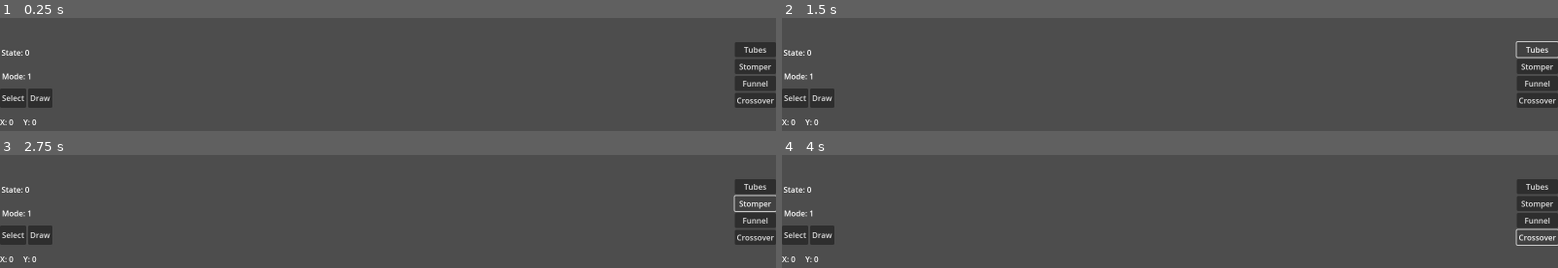
Above: before the commit, frames 1-4 (two rows, left to right).
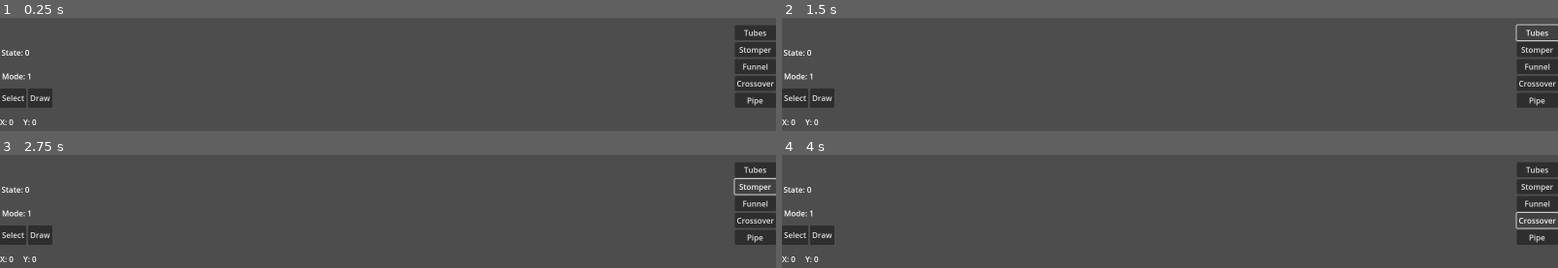
Above: after the commit, the same moments.

Repository: latoiste/Growtopia-Steam-Planner
Game: Godot game, scene res://scenes/main.tscn
The game is run twice, just before and just after one commit, with the same random seed, the same clock (stepped at 60 frames per second) and the same inputs. The engine's default icon, where the game draws it, is replaced by a stand-in: a white triangle on a blue panel in a dark square.
Inputs (mouse positions are in pixels of both pictures, inside the frame that each line leads up to):
- Up to frame 1 (0.25 s): no input
- Up to frame 2 (1.5 s): click (1534, 100) at 0.5 s, where only the run after the commit has a clickable "Pipe"; click "Tubes" at 1.25 s
- Up to frame 3 (2.75 s): click "Stomper" at 2 s
- Up to frame 4 (4 s): click "Funnel" at 2.75 s; click "Crossover" at 3.5 s

The runs differ from the first frame. In frame 1, 1.2% of the frame differs, in the area x 94-100%, y 6-78%; in frame 2, 1.0%; in frame 3, 1.5%; in frame 4, 1.5%, in the area x 94-100%, y 6-81%.

Commit message:
feat: add pipe sprite rules

Diff:
--- a/project.godot
+++ b/project.godot
@@ -31,6 +31,14 @@
 
 project/assembly_name="steam growtopia"
 
+[file_customization]
+
+folder_colors={
+"res://block sprites/": "red",
+"res://scenes/": "yellow",
+"res://scripts/": "green"
+}
+
 [input]
 
 left_click={
--- a/scenes/UI/HUD.tscn
+++ b/scenes/UI/HUD.tscn
@@ -48,6 +48,13 @@
 script = ExtResource("2_7n4fj")
 metadata/_custom_type_script = "uid://b268wb8u5qkbr"
 
+[node name="Pipe" type="Button" parent="BlockContainer"]
+layout_mode = 2
+text = "Pipe
+"
+script = ExtResource("2_7n4fj")
+metadata/_custom_type_script = "uid://b268wb8u5qkbr"
+
 [node name="ModeContainer" type="HBoxContainer" parent="."]
 anchors_preset = -1
 anchor_top = 0.942
--- /dev/null
+++ b/scenes/blocks/conductor/pipe.tscn
@@ -0,0 +1,19 @@
+[gd_scene load_steps=2 format=3 uid="uid://xqpuc0phpng0"]
+
+[ext_resource type="Script" uid="uid://ccg8i3fe8yvtw" path="res://scripts/blocks/conductor/pipe.gd" id="1_6mtno"]
+
+[node name="Pipe" type="Node2D"]
+script = ExtResource("1_6mtno")
+metadata/_custom_type_script = "uid://coxi4dypyi3en"
+
+[node name="Sprite2D" type="Sprite2D" parent="."]
+position = Vector2(8, 8)
+scale = Vector2(0.5, 0.5)
+
+[node name="Label" type="Label" parent="."]
+visible = false
+offset_right = 16.0
+offset_bottom = 49.0
+text = "0
+"
+horizontal_alignment = 1
--- a/scripts/blocks/conductor/crossover.gd
+++ b/scripts/blocks/conductor/crossover.gd
@@ -6,19 +6,18 @@
 var output_dir: Array[Vector2] = Constants.ALL_DIR;
 
 func enter():
+	super();
 	new_block("crossover", "conductor", false, true, output_dir, input_dir);
 
 func get_next_dir(prev_dir: Vector2 = Constants.NO_DIR) -> Vector2:
-	var next_dir: Vector2 = Constants.NO_DIR;
-
-	#prev_dir is vertical
+	# if prev dir is vertical
 	if prev_dir.x == 0:
-		next_dir = Vector2(prev_dir.y, -prev_dir.x);
+		output_dir = [Vector2(prev_dir.y, -prev_dir.x)];
 	else:
-		next_dir = Vector2(-prev_dir.y, prev_dir.x);
+		output_dir = [Vector2(-prev_dir.y, prev_dir.x)];
 
 	if sprite.flip_h:
-		print("hello?")
-		next_dir *= -1;
+		output_dir[0] *= -1;
 
-	return next_dir;
+	set_direction(output_dir, input_dir);
+	return super();
--- a/scripts/blocks/conductor/funnel.gd
+++ b/scripts/blocks/conductor/funnel.gd
@@ -6,13 +6,17 @@
 var output_dir: Array[Vector2] = [Constants.RIGHT];
 
 func enter():
+	super();
 	new_block("funnel", "conductor", false, true, output_dir, input_dir);
 
 func get_next_dir(prev_dir: Vector2 = Constants.NO_DIR) -> Vector2:
-	print(prev_dir);
 	if sprite.flip_h:
-		return Constants.LEFT;
-	return Constants.RIGHT;
+		output_dir = [Constants.LEFT];
+	else:
+		output_dir = [Constants.RIGHT];
+
+	set_direction(output_dir, input_dir);
+	return super();
 
 #func on_flipped() -> void:
 	#print("flipped!!!!")
--- /dev/null
+++ b/scripts/blocks/conductor/pipe.gd
@@ -0,0 +1,66 @@
+extends Conductor
+class_name Pipe
+
+@onready var sprite = $Sprite2D;
+@onready var label = $Label;
+
+var input_dir: Array[Vector2] = Constants.ALL_DIR;
+var output_dir: Array[Vector2] = Constants.ALL_DIR;
+var texture_index = 0;
+
+enum Direction {
+	UP = 1,
+	DOWN = 2,
+	LEFT = 4,
+	RIGHT = 8,
+}
+
+const PIPE_TEXTURES = [
+	preload("res://block sprites/Conductor/pipes/pipe_base.png"),
+	preload("res://block sprites/Conductor/pipes/pipe_down.png"),
+	preload("res://block sprites/Conductor/pipes/pipe_up.png"),
+	preload("res://block sprites/Conductor/pipes/pipe_vertical.png"),
+	preload("res://block sprites/Conductor/pipes/pipe_right.png"),
+	preload("res://block sprites/Conductor/pipes/pipe_corner_DR.png"),
+	preload("res://block sprites/Conductor/pipes/pipe_corner_UR.png"),
+	preload("res://block sprites/Conductor/pipes/pipe_T_left.png"),
+	preload("res://block sprites/Conductor/pipes/pipe_left.png"),
+	preload("res://block sprites/Conductor/pipes/pipe_corner_DL.png"),
+	preload("res://block sprites/Conductor/pipes/pipe_corner_UL.png"),
+	preload("res://block sprites/Conductor/pipes/pipe_T_right.png"),
+	preload("res://block sprites/Conductor/pipes/pipe_horizontal.png"),
+	preload("res://block sprites/Conductor/pipes/pipe_T_up.png"),
+	preload("res://block sprites/Conductor/pipes/pipe_T_down.png"),
+	preload("res://block sprites/Conductor/pipes/pipe_cross.png"),
+]
+
+func enter() -> void:
+	super();
+	new_block("pipe", "conductor", false, false, output_dir, input_dir);
+	update_sprite();
+	update_neighbor_sprite();
+
+func get_texture_index() -> void:
+	texture_index = 0;
+	var surrounding_blocks = get_surrounding_blocks();
+	for i in range(surrounding_blocks.size()):
+		var block = surrounding_blocks[i];
+		if block is Conductor:
+			texture_index += 2 ** i
+
+func update_sprite() -> void:
+	get_texture_index();
+	sprite.texture = PIPE_TEXTURES[texture_index];
+	#label.text = str(texture_index)
+
+func update_neighbor_sprite() -> void:
+	var surrounding_blocks = get_surrounding_blocks();
+	for i in range(surrounding_blocks.size()):
+		var neighbor = surrounding_blocks[i];
+		if neighbor is Pipe:
+			#print("from :", self, " neighbor: ", neighbor);
+			#the current block isnt updated in the Grid
+			neighbor.update_sprite();
+
+func exit() -> void:
+	update_neighbor_sprite();
--- a/scripts/blocks/conductor/tubes.gd
+++ b/scripts/blocks/conductor/tubes.gd
@@ -4,4 +4,5 @@
 var output_dir: Array[Vector2] = Constants.ALL_DIR;
 
 func enter():
+	super();
 	new_block("tubes", "conductor", false, false, output_dir, input_dir);
--- a/scripts/classes/Block.gd
+++ b/scripts/classes/Block.gd
@@ -16,6 +16,12 @@
 	pass
 
 func interact() -> void:
+	pass
+
+func enter_steam() -> void:
+	pass;
+
+func exit_steam() -> void:
 	pass
 
 func new_block(blocK_name: String, block_type: String, interactable: bool, flippable: bool, output_dir: Array[Vector2] = [], input_dir: Array[Vector2] = []):
--- a/scripts/classes/Conductor.gd
+++ b/scripts/classes/Conductor.gd
@@ -1,21 +1,26 @@
 extends Block
 class_name Conductor
 
-func enter_steam() -> void:
-	pass;
+signal force_update_sprite;
 
-func exit_steam() -> void:
-	pass
+func enter() -> void:
+	connect_force_update_sprite();
+
+func exit() -> void:
+	connect_force_update_sprite();
+
+func connect_force_update_sprite() -> void:
+	var surrounding_blocks = get_surrounding_blocks();
+	for block in surrounding_blocks:
+		if block is Pipe:
+			if not force_update_sprite.is_connected(block.update_sprite):
+				force_update_sprite.connect(block.update_sprite);
+			force_update_sprite.emit()
 
 func get_next_dir(prev_dir: Vector2 = Constants.NO_DIR) -> Vector2:
 	if prev_dir:
 		change_dir_order(prev_dir);
-
-	for dir in output_direction:
-		if dir_is_valid(dir):
-			return dir;
-
-	return Constants.NO_DIR;
+	return super();
 
 func change_dir_order(prev_dir: Vector2) -> void:
 	match prev_dir:
--- a/scripts/constants/Constants.gd
+++ b/scripts/constants/Constants.gd
@@ -1,6 +1,4 @@
 extends Node
-
-enum DIR {UP, DOWN, LEFT, RIGHT}
 
 const NO_DIR = Vector2.ZERO;
 const UP = Vector2(0, -1);
--- a/scripts/constants/ScenePaths.gd
+++ b/scripts/constants/ScenePaths.gd
@@ -5,6 +5,7 @@
 const TUBES_SCENE = "res://scenes/blocks/conductor/tubes.tscn"
 const FUNNEL_SCENE = "res://scenes/blocks/conductor/funnel.tscn"
 const CROSSOVER_SCENE = "res://scenes/blocks/conductor/crossover.tscn"
+const PIPE_SCENE = "res://scenes/blocks/conductor/pipe.tscn"
 
 #EFFECT SCENES
 const STEAM_SCENE = "res://scenes/Steam.tscn"
--- a/scripts/constants/grid_manager.gd
+++ b/scripts/constants/grid_manager.gd
@@ -2,6 +2,8 @@
 
 #grid[block_pos] = block
 var grid: Dictionary = {}
+
+##TODO: ADD CHECKER FOR GRID AND TREE MISMATCH
 
 ##If block argument isn't given, it will be set to null
 func set_grid(grid_pos: Vector2, block: Block = null) -> void:
--- a/scripts/world_manager.gd
+++ b/scripts/world_manager.gd
@@ -11,20 +11,23 @@
 	block_pos = Grid.get_grid_pos(get_global_mouse_position());
 	block = Grid.get_block_at(block_pos)
 	is_occupied = true if block else false
+	#if is_occupied:
+		#print("occupied");
 
 func place_block() -> void:
 	block_instance = BlockScene.instantiate();
-	var world_pos = Grid.get_world_pos(block_pos);
-
-	block_instance.enter();
-	block_instance.set_block_position(world_pos);
 	add_child(block_instance);
 
+	var world_pos = Grid.get_world_pos(block_pos);
 	Grid.set_grid(block_pos, block_instance);
 
+	block_instance.set_block_position(world_pos);
+	block_instance.enter();
+
 func delete_block() -> void:
-	block.queue_free()
-	Grid.set_grid(block_pos)
+	Grid.set_grid(block_pos);
+	block.exit();
+	block.queue_free();
 
 func replace_block() -> void:
 	delete_block();
@@ -41,12 +44,15 @@
 
 func can_delete() -> bool:
 	if not is_occupied:
+		#print("dawg")
 		return false;
 
 	if selected_block != block.block_name:
+		#print("bro what")
 		return false;
 
 	if mouse_is_hovering():
+		#print("hello?")
 		return false;
 
 	return true;
@@ -86,6 +92,8 @@
 			BlockScene = preload(ScenePaths.FUNNEL_SCENE);
 		"crossover":
 			BlockScene = preload(ScenePaths.CROSSOVER_SCENE);
+		"pipe":
+			BlockScene = preload(ScenePaths.PIPE_SCENE);
 		_:
 			print("SELECTED BLOCK RUSAK CUY")
 
Binary file changed: block sprites/Conductor/pipes/pipe_T_left.png
Binary file changed: block sprites/Conductor/pipes/pipe_corner_UR.png
Not shown, added: scripts/blocks/conductor/pipe.gd.uid
